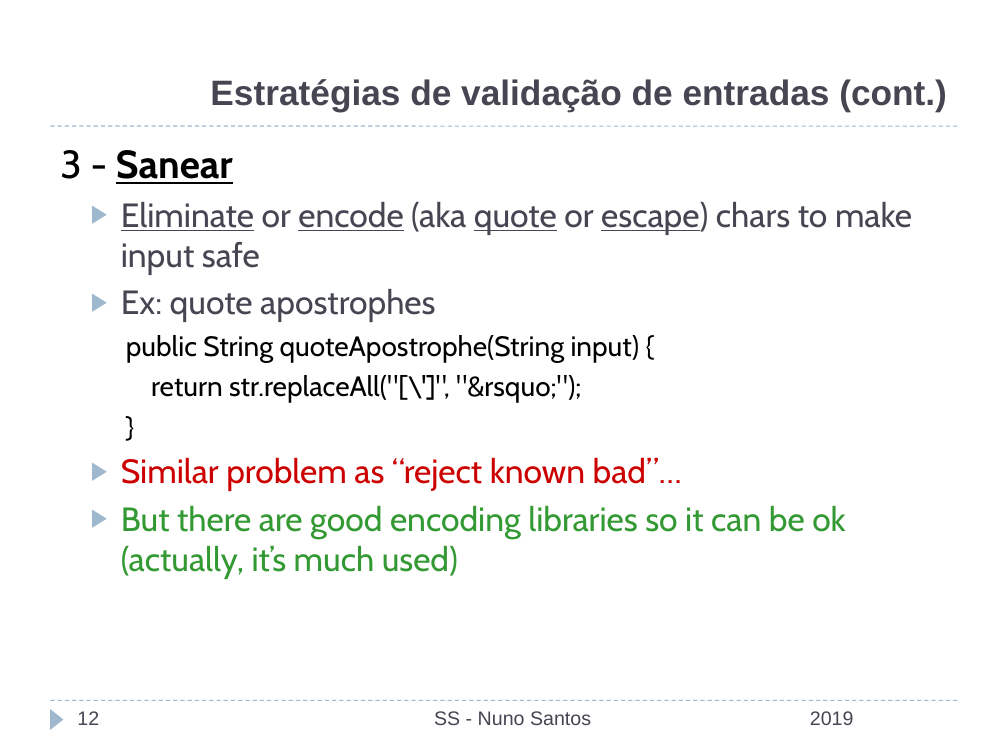
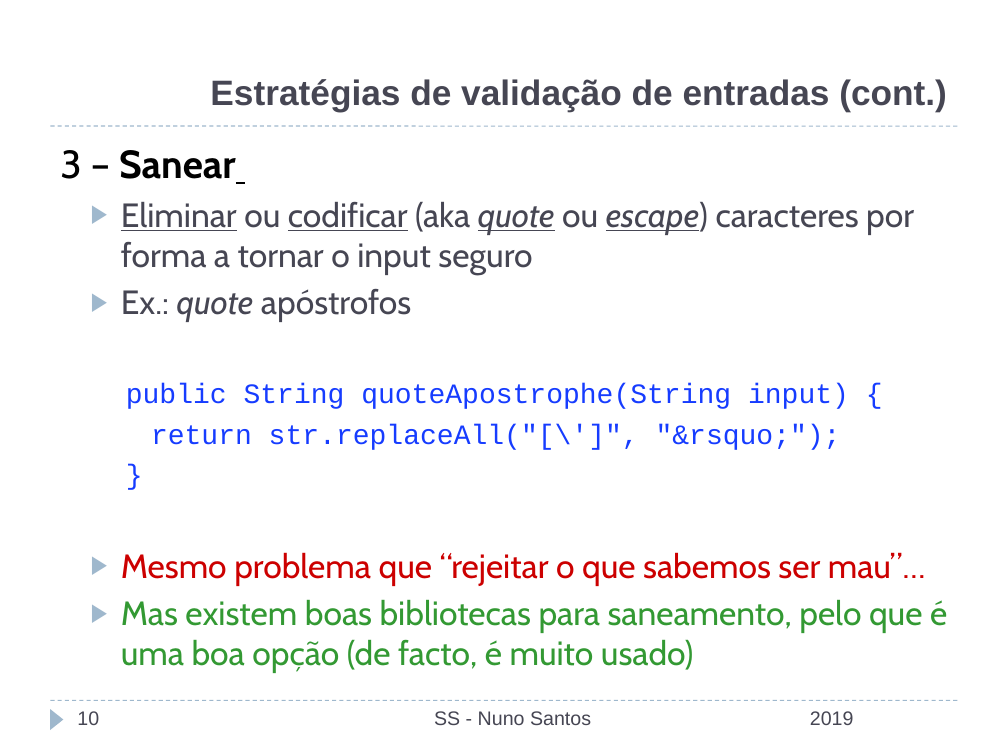
Before and after one commit to nuno-santos/acite2019, a slide deck: slide 10 of teoricas/acite2019-08-secure_sw_devel.pptx (slide 12 before the commit). Drawn at 1008x756 pixels with LibreOffice and Linux fonts; fonts in the diff are those of the drawing; background and template pictures are left out. Boxes give left, top, right and bottom in pixels: in the first picture for what was removed or moved away, otherwise in the second. Text is boxed around its words. In the diff, an @@ line names an element or a change of style, - is before the commit and + after.

```diff
--- a/teoricas/acite2019-08-secure_sw_devel.pptx
+++ b/teoricas/acite2019-08-secure_sw_devel.pptx
@@ text at box(60, 150, 914, 322): text changed @@
-3 - Sanear
-  ▶ Eliminate or encode (aka quote or escape) chars to make input safe
-  ▶ Ex: quote apostrophes
+3 – Sanear
+  ▶ Eliminar ou codificar (aka quote ou escape) caracteres por forma a tornar o input seguro
+  ▶ Ex.: quote apóstrofos
@@ text at box(126, 383, 849, 450): font Cabin to Courier New, text colour #000000 to #163CFF in "public String quoteApostrophe(String input) {", "return str.replaceAll("[\']", "&rsquo;");", "}" @@
@@ text at box(121, 552, 947, 673): text changed @@
-  ▶ Similar problem as “reject known bad”…
-  ▶ But there are good encoding libraries so it can be ok (actually, it’s much used)
+  ▶ Mesmo problema que “rejeitar o que sabemos ser mau”…
+  ▶ Mas existem boas bibliotecas para saneamento, pelo que é uma boa opção (de facto, é muito usado)
@@ page number at box(77, 711, 99, 725): text changed @@
-12
+10
```
Also in this commit, not shown: 19 other slides changed, 1 slide added, 3 slides removed, 1 other file.
